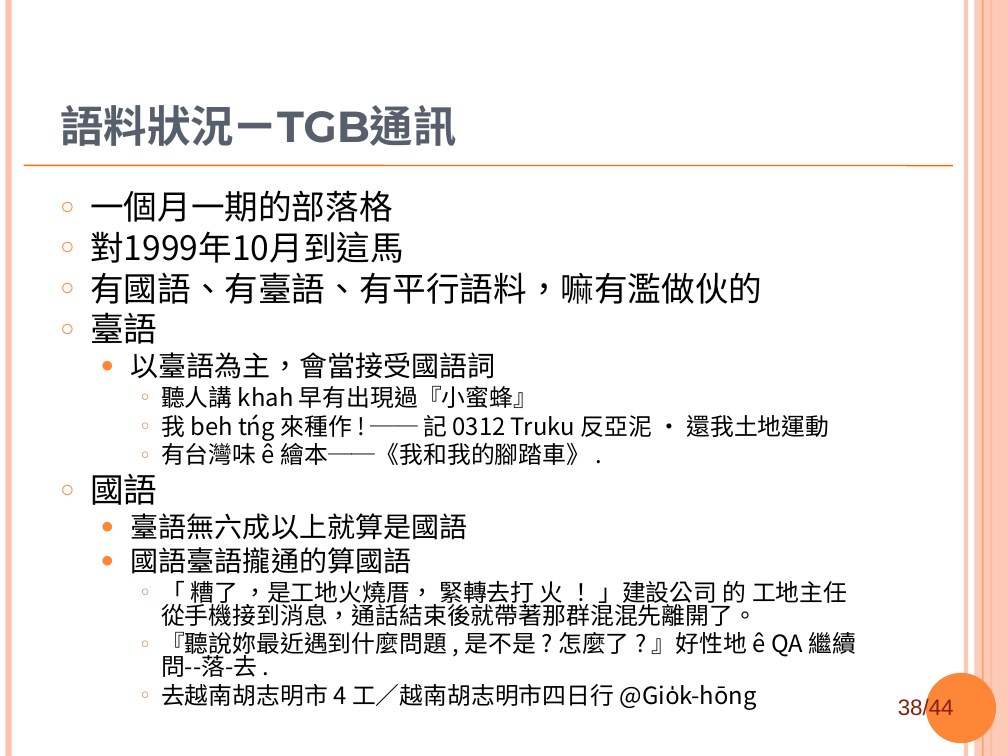
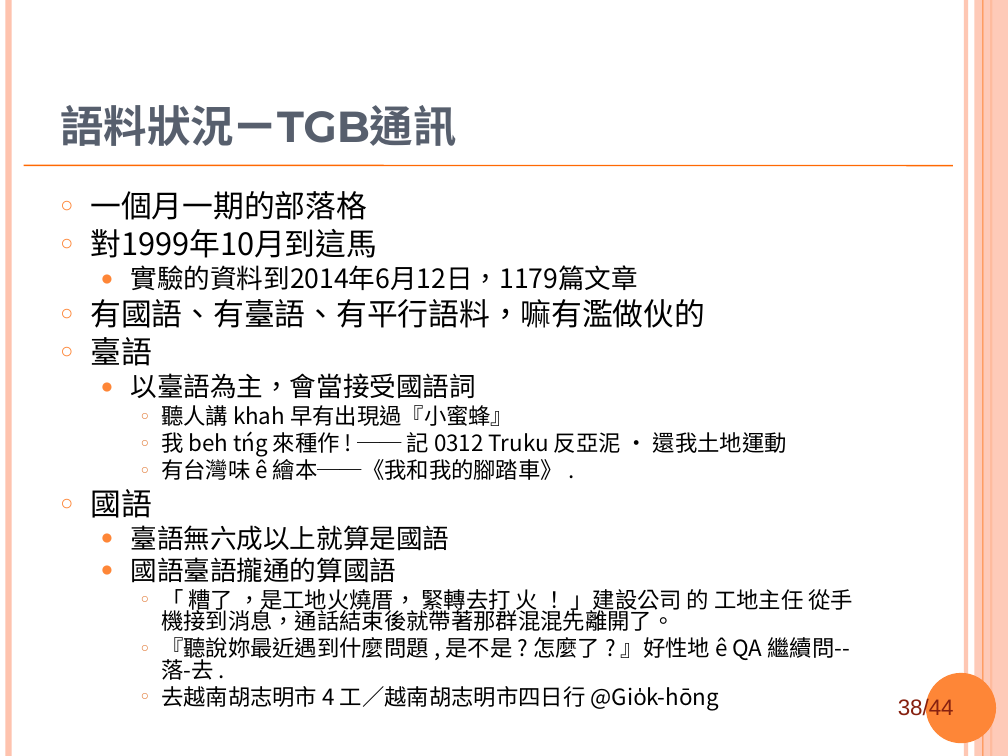
Before and after one commit to sih4sing5hong5/po3-ko3_tau5-iann2-phinn3, a slide deck: slide 38 of 翻譯報告.ppt. Drawn at 1008x756 pixels with LibreOffice and Linux fonts; fonts in the diff are those of the drawing; background and template pictures are left out. Boxes give left, top, right and bottom in pixels: in the first picture for what was removed or moved away, otherwise in the second. Text is boxed around its words. In the diff, an @@ line names an element or a change of style, - is before the commit and + after.

Commit message:
掠TGB的時間 丞宏

```diff
--- a/翻譯報告.ppt
+++ b/翻譯報告.ppt
@@ text at bbox=[90, 191, 854, 711]: size 24 to 22 pt in "一個月一期的部落格", "對1999年10月到這馬", "有國語、有臺語、有平行語料，嘛有濫做伙的", "臺語" and 1 more places; size 20 to 19 pt in "以臺語為主，會當接受國語詞", "臺語無六成以上就算是國語", "國語臺語攏通的算國語"; size 17 to 16 pt in "聽人講 khah 早有出現過『小蜜蜂』", "我 beh tńg 來種作 ! ── 記 ...", "有台灣味 ê 繪本──《我和我的腳踏車》 .", "「 糟了 ，是工地火燒厝， 緊轉去打 火 ！ 」建設公司 ..." and 2 more places @@
@@ text at bbox=[131, 265, 638, 290]: paragraph added @@
+  ● 實驗的資料到2014年6月12日，1179篇文章
```
